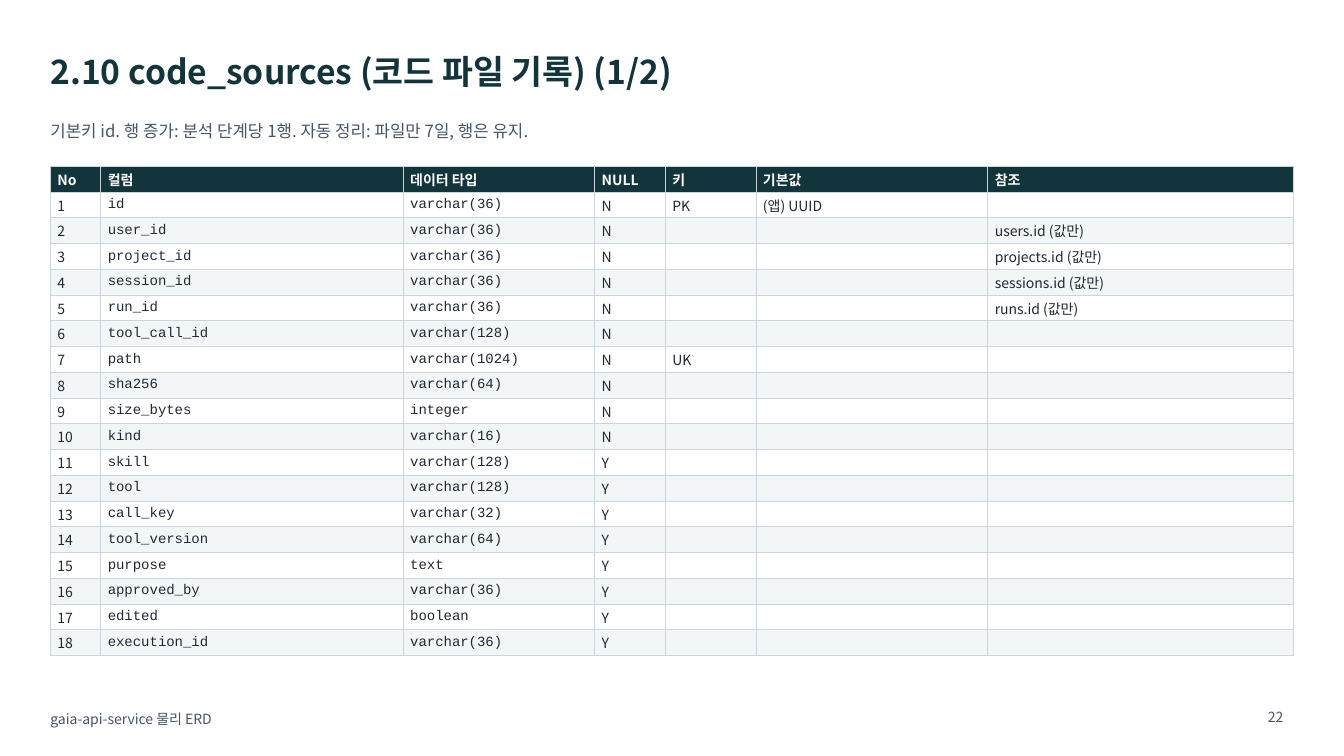
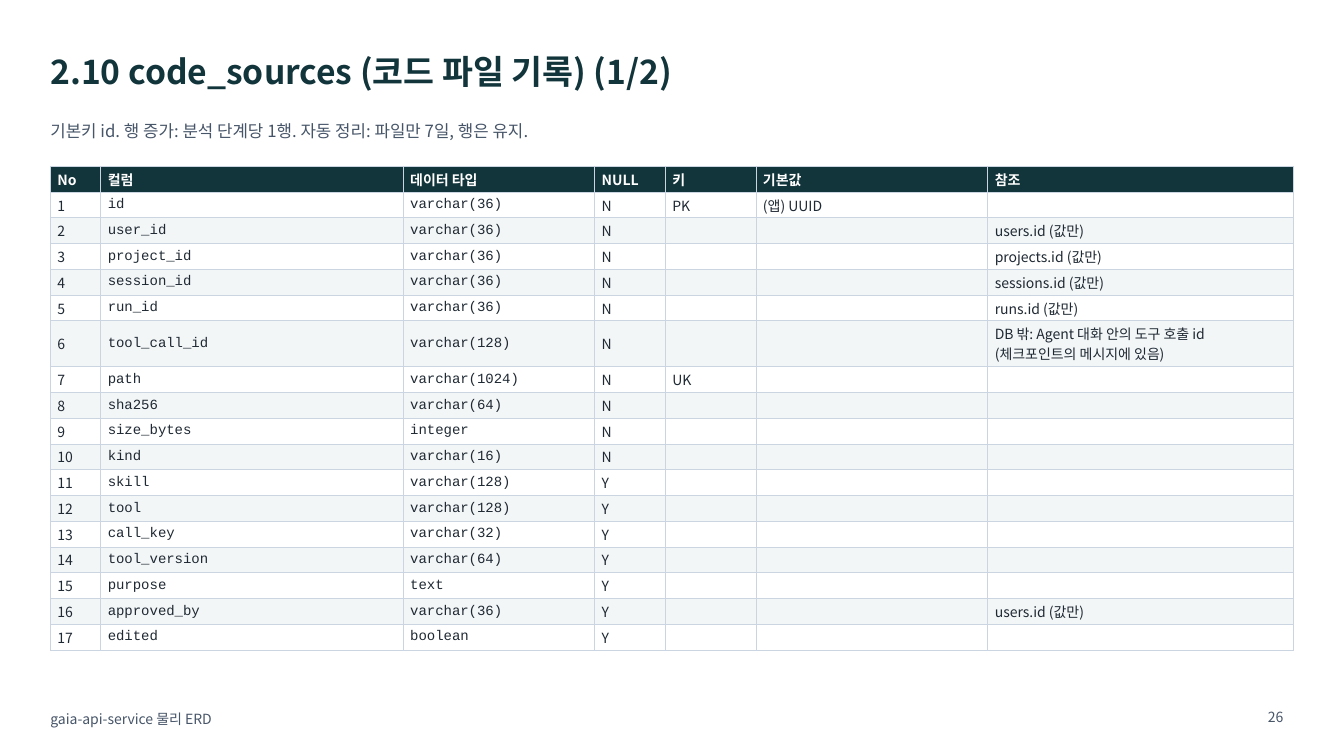
Before and after one commit to KimHwaJin/pr-agentic-service, a slide deck: slide 26 of docs/deliverables/05-erd-physical.pptx (slide 22 before the commit). Drawn at 1344x756 pixels with LibreOffice and Linux fonts; fonts in the diff are those of the drawing. Boxes give left, top, right and bottom in pixels: in the first picture for what was removed or moved away, otherwise in the second. Text is boxed around its words. In the diff, an @@ line names an element or a change of style, - is before the commit and + after.

```diff
--- a/docs/deliverables/05-erd-physical.pptx
+++ b/docs/deliverables/05-erd-physical.pptx
@@ table at (x1=50, y1=166, x2=1294, y2=647) @@
-row 7, column 7: 
+row 7, column 7: DB 밖: Agent 대화 안의 도구 호출 id (체크포인트의 메시지에 있음)
-row 17, column 7: 
+row 17, column 7: users.id (값만)
-row 19: 18 | execution_id | varchar(36) | Y |  |  | 
@@ page number at (x1=1268, y1=711, x2=1284, y2=722): text changed @@
-22
+26
```
Also in this commit, not shown: 24 other slides changed, 4 slides added, 8 other files.
